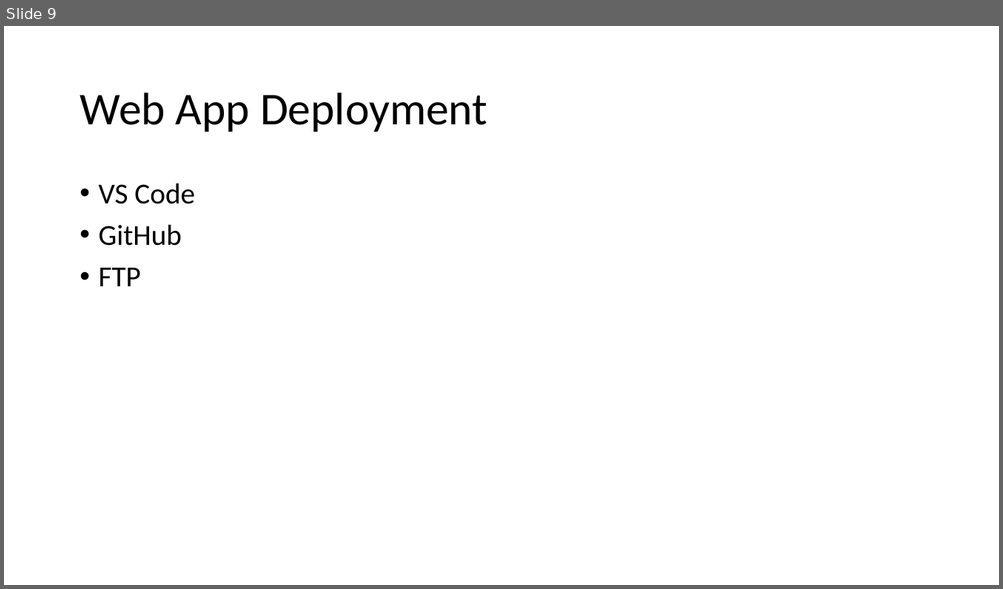
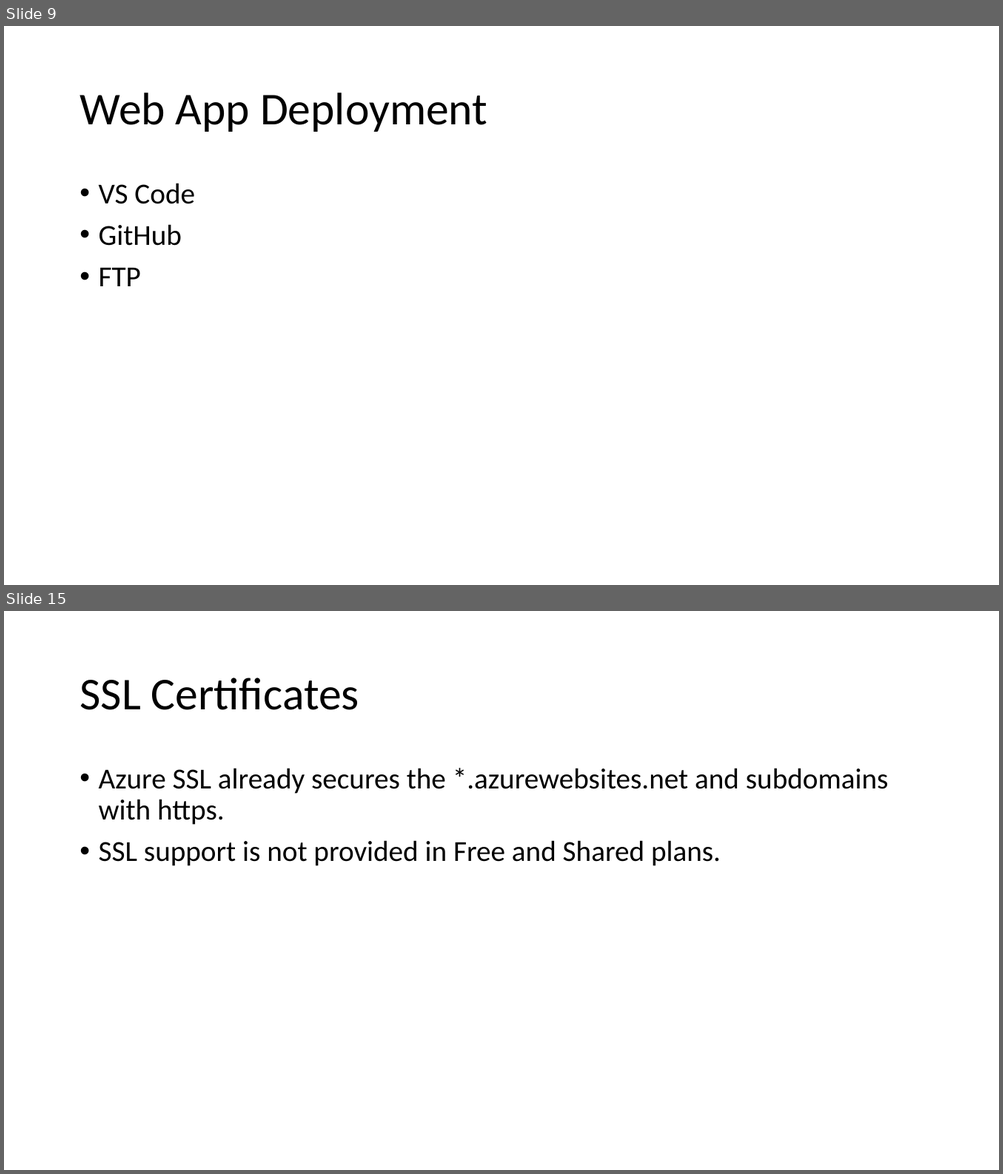
Before and after one commit to aswini-roy/Az104-D, a slide deck: Design and Implement Azure App Service Apps.pptx. Shown one above the other, each under a label of ours: slide 9 before the commit, slides 9 and 15 after it; the slides between them are not shown. The pictures are 1003x589 and 1003x1174 pixels, drawn with LibreOffice and Linux fonts; fonts in the diff are those of the drawing. Boxes give left, top, right and bottom in pixels: in the first picture for what was removed or moved away, otherwise in the second. Text is boxed around its words. In the diff, an @@ line names an element or a change of style, - is before the commit and + after.

```diff
--- a/Design and Implement Azure App Service Apps.pptx
+++ b/Design and Implement Azure App Service Apps.pptx
@@ slide 15 added at bbox=[4, 611, 999, 1170], background #FFFFFF @@
@@ title added at bbox=[79, 678, 359, 710], 44 pt, text #000000 @@
+SSL Certificates
@@ text added at bbox=[99, 768, 888, 866], 28 pt, text #000000 @@
+• Azure SSL already secures the *.azurewebsites.net and subdomains with https.
+• SSL support is not provided in Free and Shared plans.
```
Also in this commit, not shown: 1 slide changed, 4 other slides added.
